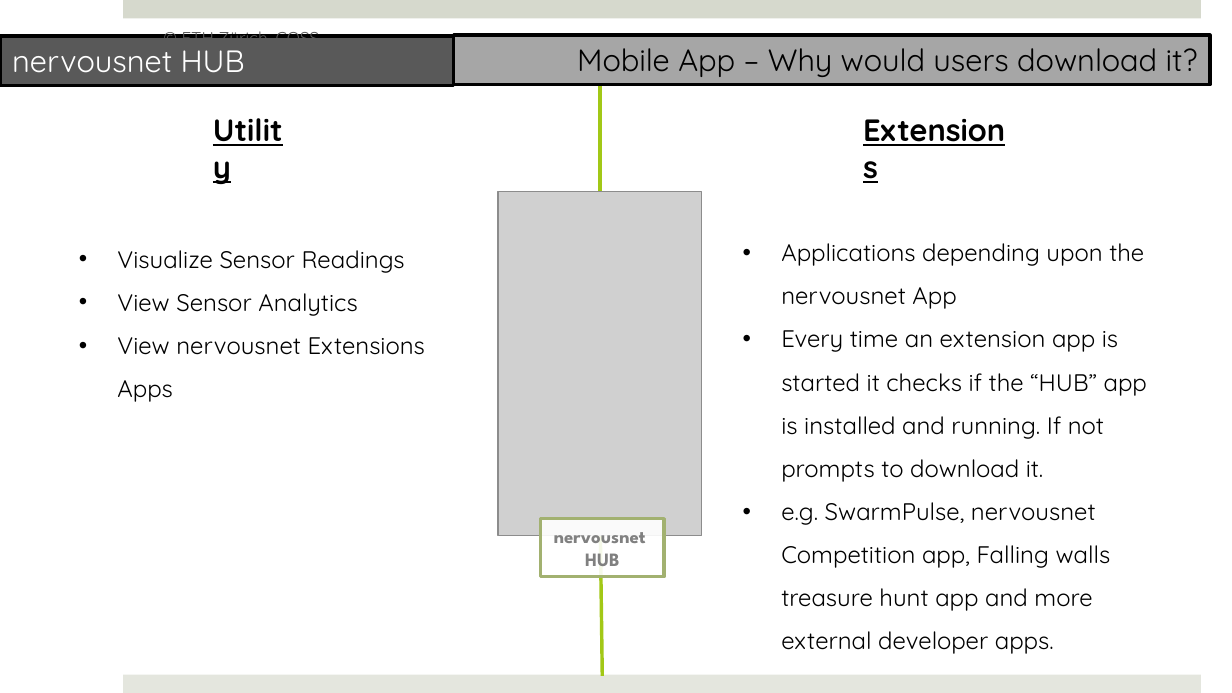
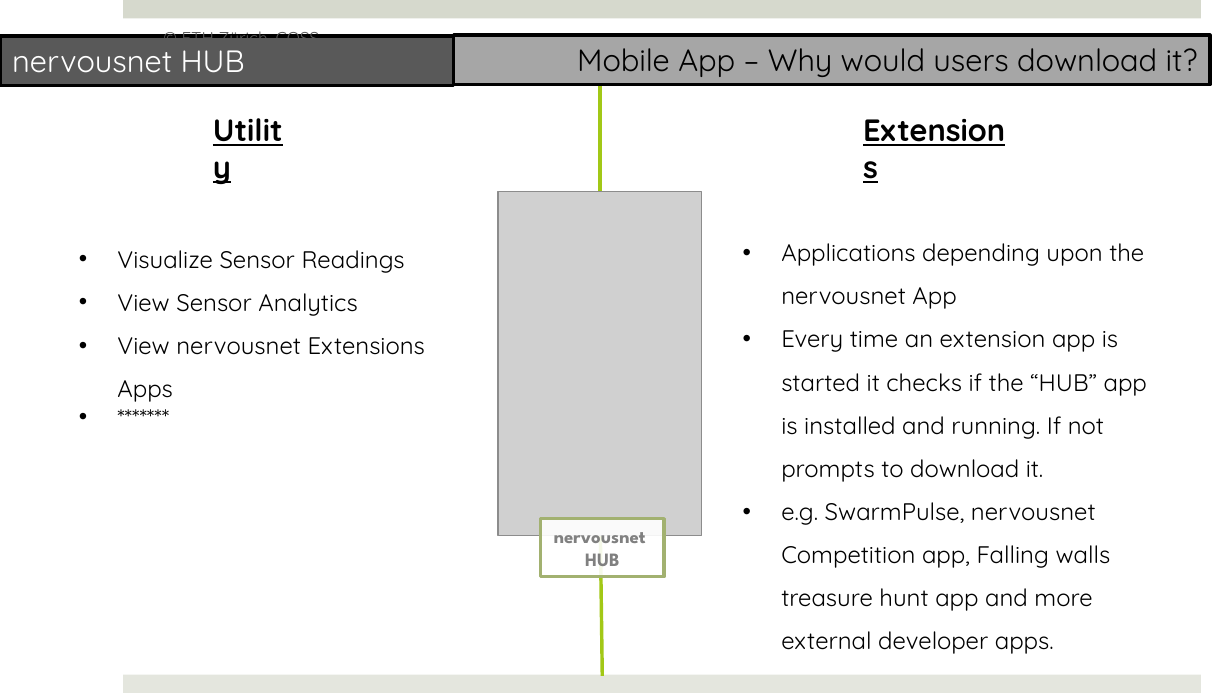
Before and after one commit to prasad79/nervousnet, a slide deck: slide 14 of Documents/NervousNet_Redesign.pptx. Drawn at 1232x693 pixels with LibreOffice and Linux fonts; fonts in the diff are those of the drawing; grey boxes stand for pictures. Boxes give left, top, right and bottom in pixels: in the first picture for what was removed or moved away, otherwise in the second. Text is boxed around its words. In the diff, an @@ line names an element or a change of style, - is before the commit and + after.

Commit message:
changes to powerpoint presentation

```diff
--- a/Documents/NervousNet_Redesign.pptx
+++ b/Documents/NervousNet_Redesign.pptx
@@ text at (117,250,425,402): paragraph added @@
+• *******
```
